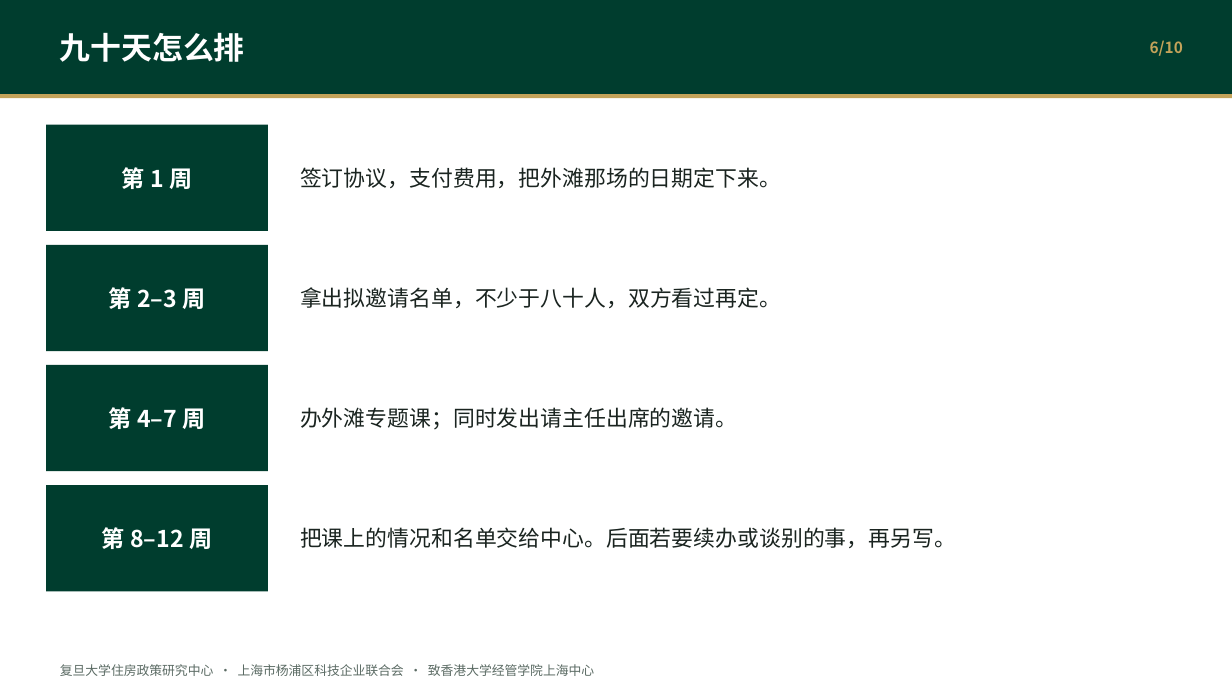
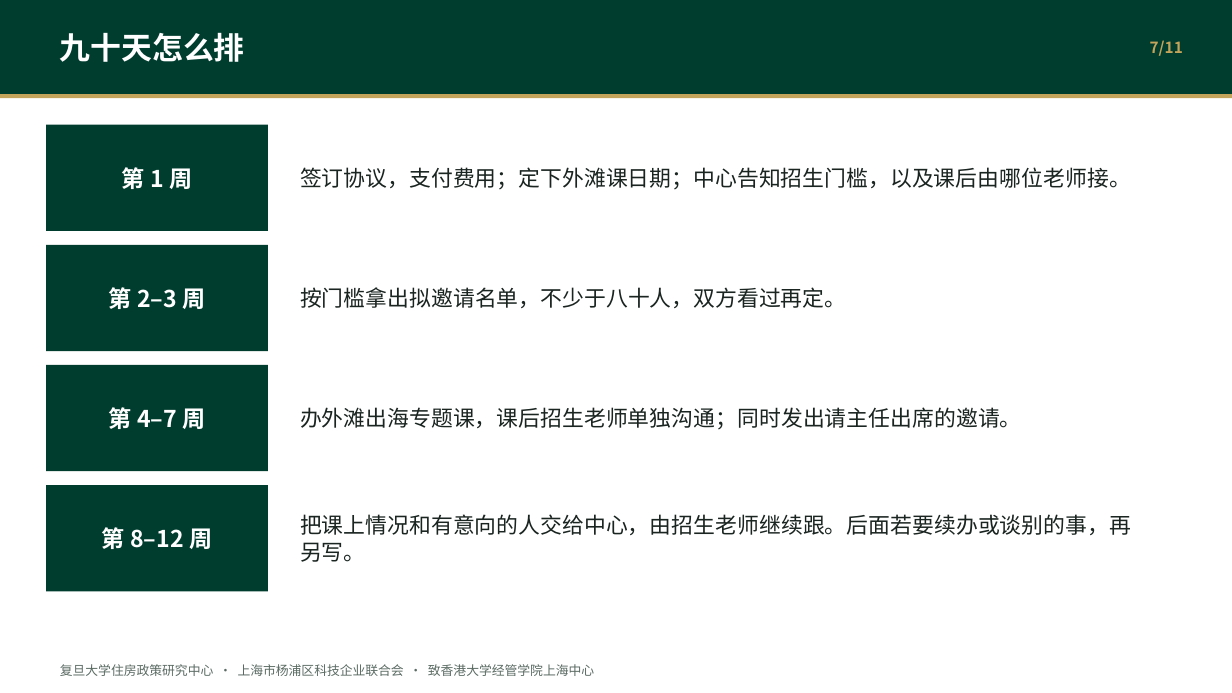
Before and after one commit to hujigang2010-maker/AIDEN, a slide deck: slide 7 of output/港大经管上海中心_联合合作汇报.pptx (slide 6 before the commit). Drawn at 1232x693 pixels with LibreOffice and Linux fonts; fonts in the diff are those of the drawing. Boxes give left, top, right and bottom in pixels: in the first picture for what was removed or moved away, otherwise in the second. Text is boxed around its words. In the diff, an @@ line names an element or a change of style, - is before the commit and + after.

```diff
--- a/output/港大经管上海中心_联合合作汇报.pptx
+++ b/output/港大经管上海中心_联合合作汇报.pptx
@@ text at box(1150, 40, 1183, 56): text changed @@
-6/10
+7/11
@@ text at box(300, 167, 1131, 190): text changed @@
-签订协议，支付费用，把外滩那场的日期定下来。
+签订协议，支付费用；定下外滩课日期；中心告知招生门槛，以及课后由哪位老师接。
@@ text at box(300, 287, 846, 308): text changed @@
-拿出拟邀请名单，不少于八十人，双方看过再定。
+按门槛拿出拟邀请名单，不少于八十人，双方看过再定。
@@ text at box(300, 407, 1022, 430): text changed @@
-办外滩专题课；同时发出请主任出席的邀请。
+办外滩出海专题课，课后招生老师单独沟通；同时发出请主任出席的邀请。
@@ text at box(300, 514, 1131, 562): text changed @@
-把课上的情况和名单交给中心。后面若要续办或谈别的事，再另写。
+把课上情况和有意向的人交给中心，由招生老师继续跟。后面若要续办或谈别的事，再另写。
```
Also in this commit, not shown: 9 other slides changed, 1 slide added, 6 other files.
